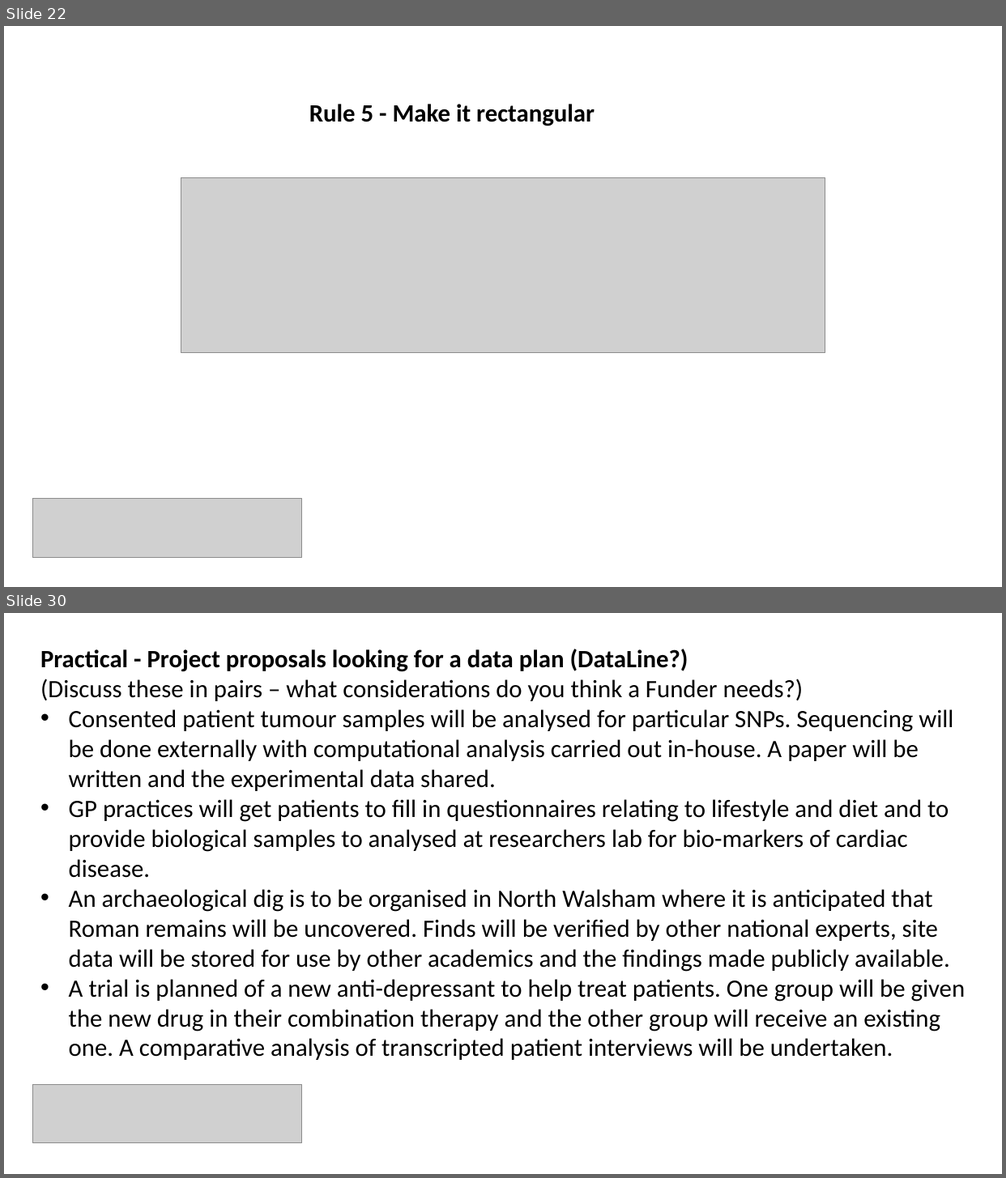
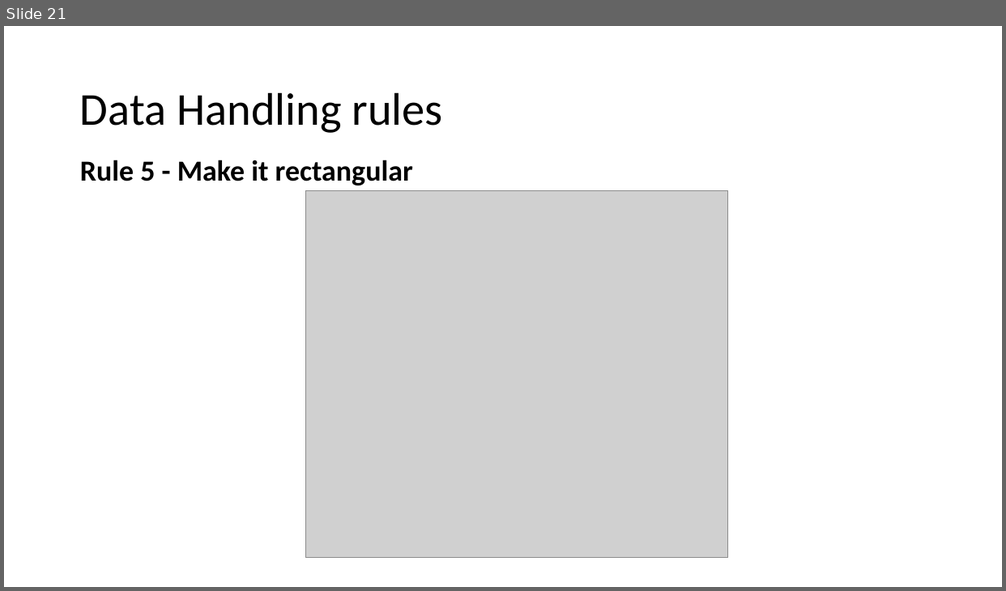
Before and after one commit to bioinformatics-core-shared-training/Managing-your-research-data, a slide deck: data_formatting.pptx. Shown one above the other, each under a label of ours: slides 22 and 30 before the commit, slide 21 after it; the slides between them are not shown. The pictures are 1006x1178 and 1006x591 pixels, drawn with LibreOffice and Linux fonts; fonts in the diff are those of the drawing; grey boxes stand for pictures; background and template pictures are left out. Boxes give left, top, right and bottom in pixels: in the first picture for what was removed or moved away, otherwise in the second. Text is boxed around its words. In the diff, an @@ line names an element or a change of style, - is before the commit and + after.

Commit message:
Update data formatting slides

```diff
--- a/data_formatting.pptx
+++ b/data_formatting.pptx
@@ slide 30 removed at [4,613,1002,1174], background #FFFFFF @@
@@ text removed at [40,649,965,1060] @@
-Practical - Project proposals looking for a data plan (DataLine?)
-(Discuss these in pairs – what considerations do you think a Funder needs?)
-• Consented patient tumour samples will be analysed for particular SNPs. Sequencing will be done externally with computational analysis carried out in-house. A paper will be written and the experimental data shared.
-• GP practices will get patients to fill in questionnaires relating to lifestyle and diet and to provide biological samples to analysed at researchers lab for bio-markers of cardiac disease.
-• An archaeological dig is to be organised in North Walsham where it is anticipated that Roman remains will be uncovered. Finds will be verified by other national experts, site data will be stored for use by other academics and the findings made publicly available.
-• A trial is planned of a new anti-depressant to help treat patients. One group will be given the new drug in their combination therapy and the other group will receive an existing one. A comparative analysis of transcripted patient interviews will be undertaken.
@@ picture removed at [33,1084,302,1144] @@
@@ what was slide 22 is now slide 21 @@
@@ slide 21 changed as well @@
@@ title added at [80,92,443,133], 44 pt, text #000000 @@
+Data Handling rules
@@ text "Rule 5 - Make it ...": place and size @@
-text "Rule 5 - Make it ..." at [309,104,594,126]
+text "Rule 5 - Make it ..." at [80,160,413,186]
@@ text "Rule 5 - Make it ..." at [80,160,413,186]: size 24 to 28 pt; line spacing 1 to 0.9; more space between paragraphs @@
@@ picture: place and size @@
-picture at [181,178,825,352]
+picture at [305,190,728,557]
@@ picture removed at [33,499,302,558] @@
```
Also in this commit, not shown: 17 other slides changed, 7 slides added, 12 other slides removed, 5 other files.
